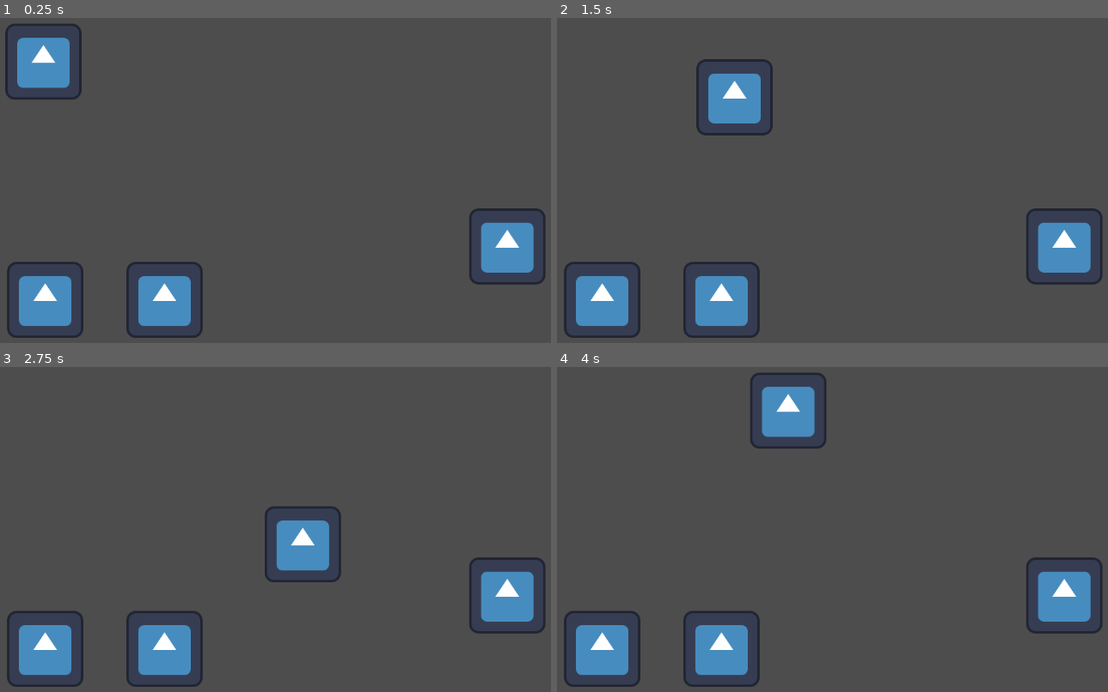
Above: before the commit, frames 1-4 (two rows, left to right).
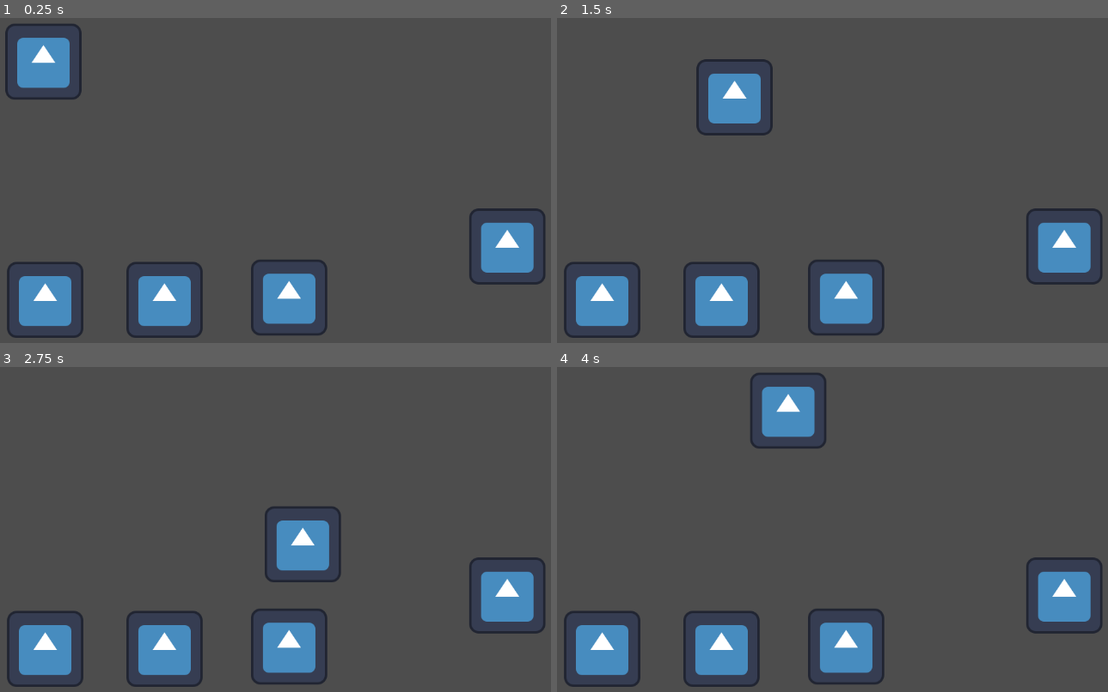
Above: after the commit, the same moments.

Repository: TomboyAprechiator/BaldquestThe-Cure
Game: Godot game, scene res://the_game.tscn
Same seed, same stepped clock (60 frames per second), same inputs: the game is played once before the commit and once after it. The engine's default icon, where the game draws it, is replaced by a stand-in: a white triangle on a blue panel in a dark square.
Inputs (mouse positions are in pixels of both pictures, inside the frame that each line leads up to):
- Up to frame 1 (0.25 s): no input
- Up to frame 2 (1.5 s): tap Enter at 0.5 s; move the mouse to (1025, 161) at 0.52 s; hold Right (ui_right) 0.53-1.28 s; tap E (Interact) at 0.6, 1.35 s; move the mouse to (733, 200) at 1.27 s; hold Down (ui_down) from 1.28 s (still down)
- Up to frame 3 (2.75 s): move the mouse to (385, 445) at 2.02 s; release Down (ui_down) at 2.03 s; hold Right (ui_right) from 2.03 s (still down); tap E (Interact) at 2.1 s
- Up to frame 4 (4 s): move the mouse to (838, 607) at 2.77 s; release Right (ui_right) at 2.78 s; hold Up (ui_up) 2.78-3.53 s; tap E (Interact) at 2.85, 3.6 s; move the mouse to (1080, 588) at 3.52 s; hold Left (ui_left) from 3.53 s (still down)

The runs differ from the first frame. In frame 1, 1.9% of the frame differs, in the area x 45-60%, y 74-98%; in frame 2, 1.9%; in frame 3, 1.9%; in frame 4, 1.9%.

Commit message:
3 working minigames
yes

Diff:
--- /dev/null
+++ b/baldquest_the_cure/lock.tscn
@@ -0,0 +1,8 @@
+[gd_scene load_steps=2 format=3 uid="uid://b612rthunu5rr"]
+
+[ext_resource type="Texture2D" uid="uid://f5qyo1yushko" path="res://Devsprite_Lock.bmp" id="1_l5ccq"]
+
+[node name="Lock" type="Node2D"]
+
+[node name="Sprite2D" type="Sprite2D" parent="."]
+texture = ExtResource("1_l5ccq")
--- /dev/null
+++ b/baldquest_the_cure/lockpick.tscn
@@ -0,0 +1,9 @@
+[gd_scene load_steps=2 format=3 uid="uid://cexbvh8ata401"]
+
+[ext_resource type="Texture2D" uid="uid://lxm57udk4tle" path="res://Lockpick.bmp" id="1_nb3i4"]
+
+[node name="Lockpick" type="Node2D"]
+
+[node name="Sprite2D" type="Sprite2D" parent="."]
+position = Vector2(1, -189)
+texture = ExtResource("1_nb3i4")
--- /dev/null
+++ b/baldquest_the_cure/lockpickgameloader.gd
@@ -0,0 +1,25 @@
+extends Node2D
+@export var interact_text := "Press E to interact"
+@export var PlayerInRange := "No"
+
+# Called when the node enters the scene tree for the first time.
+func _ready() -> void:
+	pass # Replace with function body.
+
+
+# Called every frame. 'delta' is the elapsed time since the previous frame.
+func _process(delta: float) -> void:
+	if PlayerInRange == "Yes" and Input.is_action_just_pressed("Interact"):
+		interact()
+
+func interact():
+	get_tree().current_scene._start_minigame("res://lockpicking_game.tscn")
+
+func _on_area_2d_body_entered(body: Node2D) -> void:
+	if body.name == "Player":
+		PlayerInRange = "Yes"
+
+
+func _on_area_2d_body_exited(body: Node2D) -> void:
+	if body.name == "Player":
+		PlayerInRange = "No"
--- /dev/null
+++ b/baldquest_the_cure/lockpickgameloader.tscn
@@ -0,0 +1,22 @@
+[gd_scene load_steps=4 format=3 uid="uid://bowvh1x1lv34g"]
+
+[ext_resource type="Script" uid="uid://3itrsykgjf2s" path="res://lockpickgameloader.gd" id="1_fr656"]
+[ext_resource type="Texture2D" uid="uid://tld4aymnbsg2" path="res://icon.svg" id="2_b3x7l"]
+
+[sub_resource type="RectangleShape2D" id="RectangleShape2D_qbufo"]
+size = Vector2(125, 123)
+
+[node name="lockpickgameloader" type="Node2D"]
+script = ExtResource("1_fr656")
+
+[node name="Area2D" type="Area2D" parent="."]
+
+[node name="CollisionShape2D" type="CollisionShape2D" parent="Area2D"]
+position = Vector2(0.5, 0.5)
+shape = SubResource("RectangleShape2D_qbufo")
+
+[node name="Sprite2D" type="Sprite2D" parent="."]
+texture = ExtResource("2_b3x7l")
+
+[connection signal="body_entered" from="Area2D" to="." method="_on_area_2d_body_entered"]
+[connection signal="body_exited" from="Area2D" to="." method="_on_area_2d_body_exited"]
--- /dev/null
+++ b/baldquest_the_cure/lockpicking_game.gd
@@ -0,0 +1,60 @@
+extends Node2D
+var correctangle = deg_to_rad(randi_range(-80,80))
+var tolerance = deg_to_rad(4)
+var nearmiss = deg_to_rad(12)
+
+# Called when the node enters the scene tree for the first time.
+func _ready() -> void:
+	pass # Replace with function body.
+
+
+# Called every frame. 'delta' is the elapsed time since the previous frame.
+func _process(delta: float) -> void:
+	$Lockpick.look_at(get_global_mouse_position())
+	$Lockpick.rotation += deg_to_rad(90)
+	$Lockpick.rotation = clamp($Lockpick.rotation, deg_to_rad(-90), deg_to_rad(90))
+
+	$Lockpick2.modulate = Color(1,0,0,0.5)
+	$Lockpick2.rotation = correctangle
+
+	if Input.is_action_just_pressed("Interact"):
+		checksuccess()
+		checknearmiss()
+
+func checksuccess():
+	var distance = abs($Lockpick.rotation - correctangle)
+	if distance <= tolerance:
+		win()
+
+func checknearmiss():
+	var distance = abs($Lockpick.rotation - correctangle)
+	if distance <= nearmiss and distance > tolerance:
+		heavyjiggle()
+	elif distance > nearmiss:
+		lightjiggle()
+
+
+func lightjiggle():
+	var amp = 0.05
+	var tween = create_tween()
+
+	tween.tween_property($Lock, "rotation", $Lock.rotation + amp, 0.05).as_relative()
+	tween.tween_property($Lock, "rotation", $Lock.rotation - amp, 0.05).as_relative()
+	tween.tween_property($Lock, "rotation", $Lock.rotation, 0.05).as_relative()
+	tween.play()
+	tween.connect("finished", Callable(tween, "queue_free"))
+
+
+func heavyjiggle():
+	var amp = 0.25
+	var tween = create_tween()
+
+	tween.tween_property($Lock, "rotation", $Lock.rotation + amp, 0.05).as_relative()
+	tween.tween_property($Lock, "rotation", $Lock.rotation - amp, 0.05).as_relative()
+	tween.tween_property($Lock, "rotation", $Lock.rotation, 0.05).as_relative()
+	tween.play()
+	tween.connect("finished", Callable(tween, "queue_free"))
+
+func win():
+	print("UNLOCKED; YAAAASSSS!")
+	get_tree().current_scene._end_minigame()
--- /dev/null
+++ b/baldquest_the_cure/lockpicking_game.tscn
@@ -0,0 +1,17 @@
+[gd_scene load_steps=4 format=3 uid="uid://dcfwe6clihpvr"]
+
+[ext_resource type="Script" uid="uid://dlg0gir20ws66" path="res://lockpicking_game.gd" id="1_bvlhm"]
+[ext_resource type="PackedScene" uid="uid://b612rthunu5rr" path="res://lock.tscn" id="1_sh1l2"]
+[ext_resource type="PackedScene" uid="uid://cexbvh8ata401" path="res://lockpick.tscn" id="2_hrux1"]
+
+[node name="LockpickingGame" type="Node2D"]
+script = ExtResource("1_bvlhm")
+
+[node name="Lock" parent="." instance=ExtResource("1_sh1l2")]
+position = Vector2(551, 417)
+
+[node name="Lockpick" parent="." instance=ExtResource("2_hrux1")]
+position = Vector2(546, 392)
+
+[node name="Lockpick2" parent="." instance=ExtResource("2_hrux1")]
+position = Vector2(546, 390)
--- a/baldquest_the_cure/the_game.gd
+++ b/baldquest_the_cure/the_game.gd
@@ -25,6 +25,7 @@
 	$World/Player.set_physics_process(false)
 	$World/InteractableBaseObject.set_process(false)
 	$World/timinggameloader.set_process(false)
+	$World/lockpickgameloader.set_process(false)
 func _end_minigame():
 	for child in $MinigameContainer.get_children():
 		child.queue_free()
@@ -32,3 +33,4 @@
 	$World/Player.set_physics_process(true)
 	$World/InteractableBaseObject.set_process(true)
 	$World/timinggameloader.set_process(true)
+	$World/lockpickgameloader.set_process(true)
--- a/baldquest_the_cure/world.tscn
+++ b/baldquest_the_cure/world.tscn
@@ -1,9 +1,10 @@
-[gd_scene load_steps=7 format=3 uid="uid://dfc6oadcs7ssl"]
+[gd_scene load_steps=8 format=3 uid="uid://dfc6oadcs7ssl"]
 
 [ext_resource type="PackedScene" uid="uid://dd54ftj23g0bb" path="res://player.tscn" id="1_f3sb7"]
 [ext_resource type="PackedScene" uid="uid://byckg7caea5e1" path="res://interactable_base_object.tscn" id="2_fj7yv"]
 [ext_resource type="PackedScene" uid="uid://cpp4313c44gb7" path="res://timinggameloader.tscn" id="3_tlwt5"]
 [ext_resource type="PackedScene" uid="uid://cbt5ayvnayh1i" path="res://wiregameloader.tscn" id="4_aqk2v"]
+[ext_resource type="PackedScene" uid="uid://bowvh1x1lv34g" path="res://lockpickgameloader.tscn" id="5_036b0"]
 
 [sub_resource type="RectangleShape2D" id="RectangleShape2D_fj7yv"]
 size = Vector2(43, 649.25)
@@ -49,3 +50,6 @@
 
 [node name="wiregameloader" parent="." instance=ExtResource("4_aqk2v")]
 position = Vector2(322, 525)
+
+[node name="lockpickgameloader" parent="." instance=ExtResource("5_036b0")]
+position = Vector2(531, 521)
Binary file added: baldquest_the_cure/Devsprite_Lock.bmp
Not shown, added: baldquest_the_cure/Devsprite_Lock.bmp.import
Binary file added: baldquest_the_cure/Lockpick.bmp
Not shown, added: baldquest_the_cure/Lockpick.bmp.import
Not shown, added: baldquest_the_cure/lockpickgameloader.gd.uid
Not shown, added: baldquest_the_cure/lockpicking_game.gd.uid
